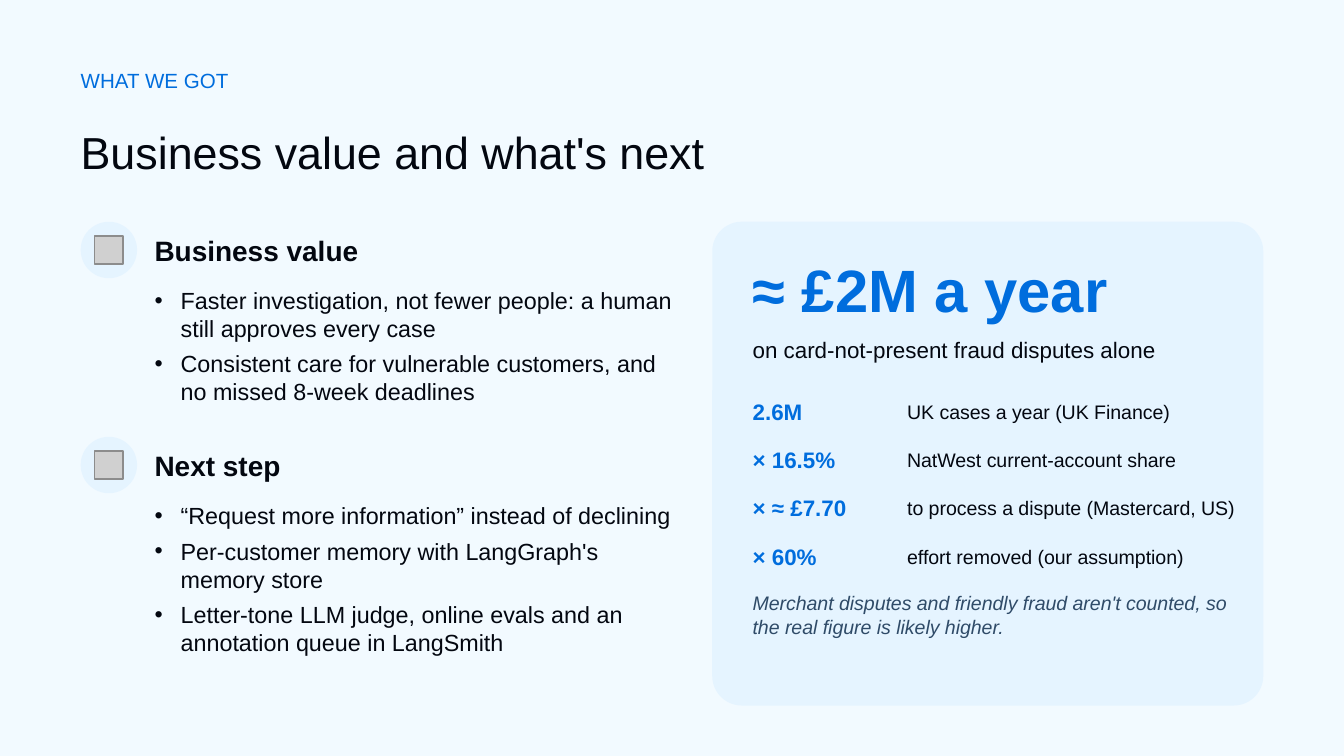
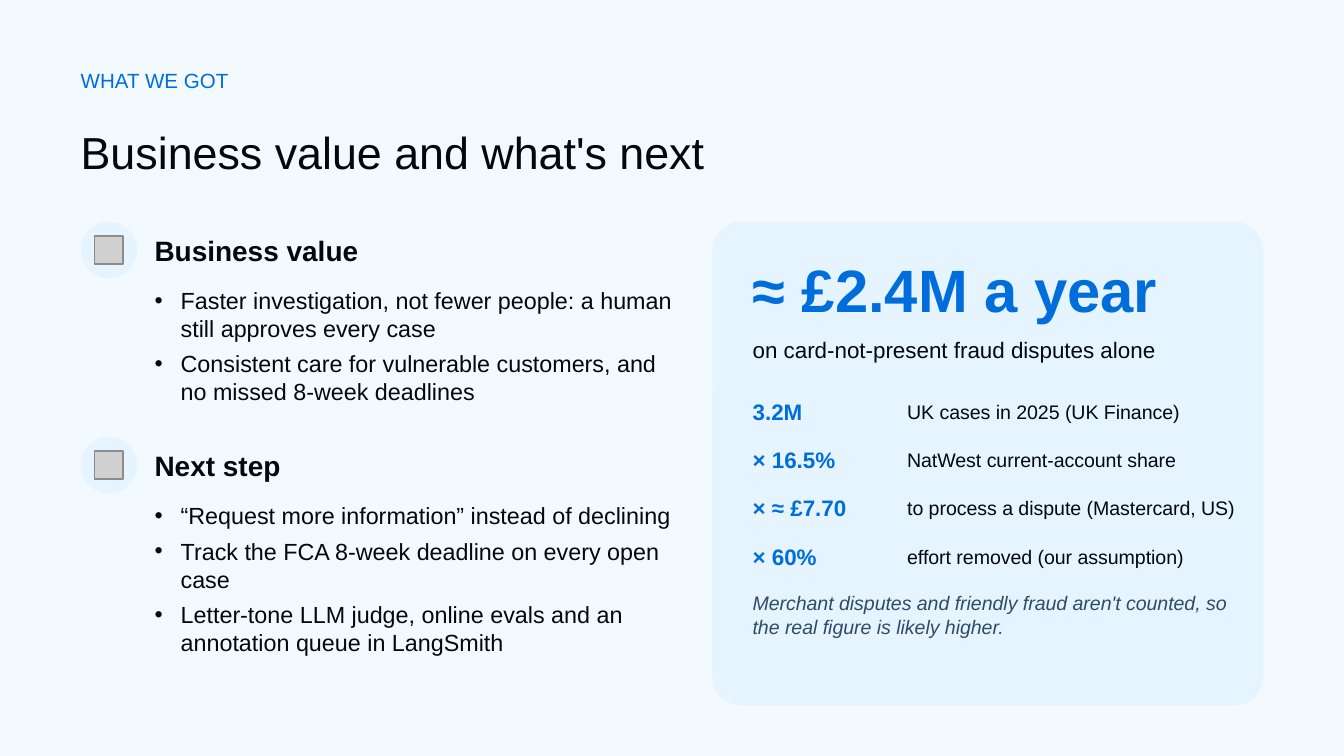
Before and after one commit to asiasharif/fsi-hackathon-london-2026, a slide deck: slide 8 of the_friendly_fraudsters/HACK_NATWEST_THEFRIENDLYFRAUDSTERS.pptx. Drawn at 1344x756 pixels with LibreOffice and Linux fonts; fonts in the diff are those of the drawing; grey boxes stand for pictures; background and template pictures are left out. Boxes give left, top, right and bottom in pixels: in the first picture for what was removed or moved away, otherwise in the second. Text is boxed around its words. In the diff, an @@ line names an element or a change of style, - is before the commit and + after.

```diff
--- a/the_friendly_fraudsters/HACK_NATWEST_THEFRIENDLYFRAUDSTERS.pptx
+++ b/the_friendly_fraudsters/HACK_NATWEST_THEFRIENDLYFRAUDSTERS.pptx
@@ text at box(802, 270, 1157, 324): text changed @@
-≈ £2M a year
+≈ £2.4M a year
@@ text at box(753, 404, 803, 421): text changed @@
-2.6M
+3.2M
@@ text at box(907, 404, 1180, 423): text changed @@
-UK cases a year (UK Finance)
+UK cases in 2025 (UK Finance)
@@ text at box(181, 543, 659, 589): text changed @@
-• Per-customer memory with LangGraph's memory store
+• Track the FCA 8-week deadline on every open case
```
Also in this commit, not shown: 2 other slides changed, 4 other files.
